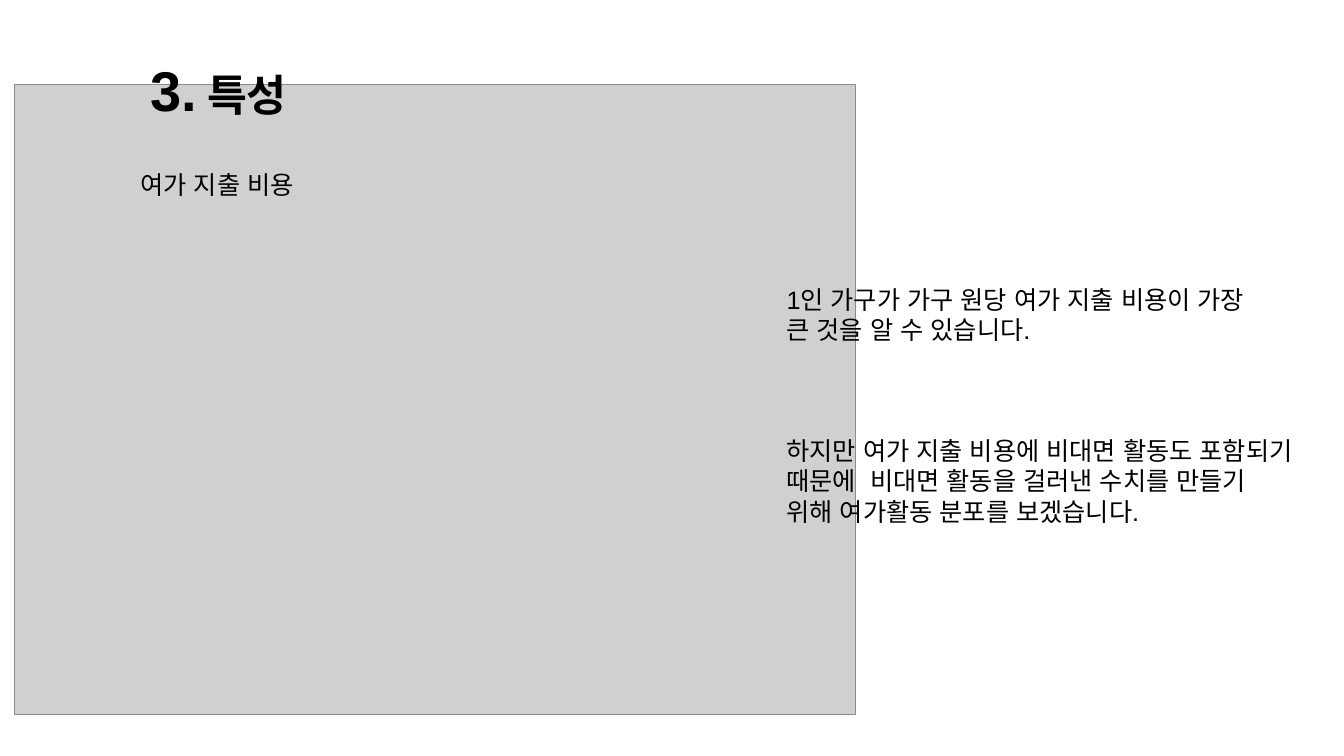
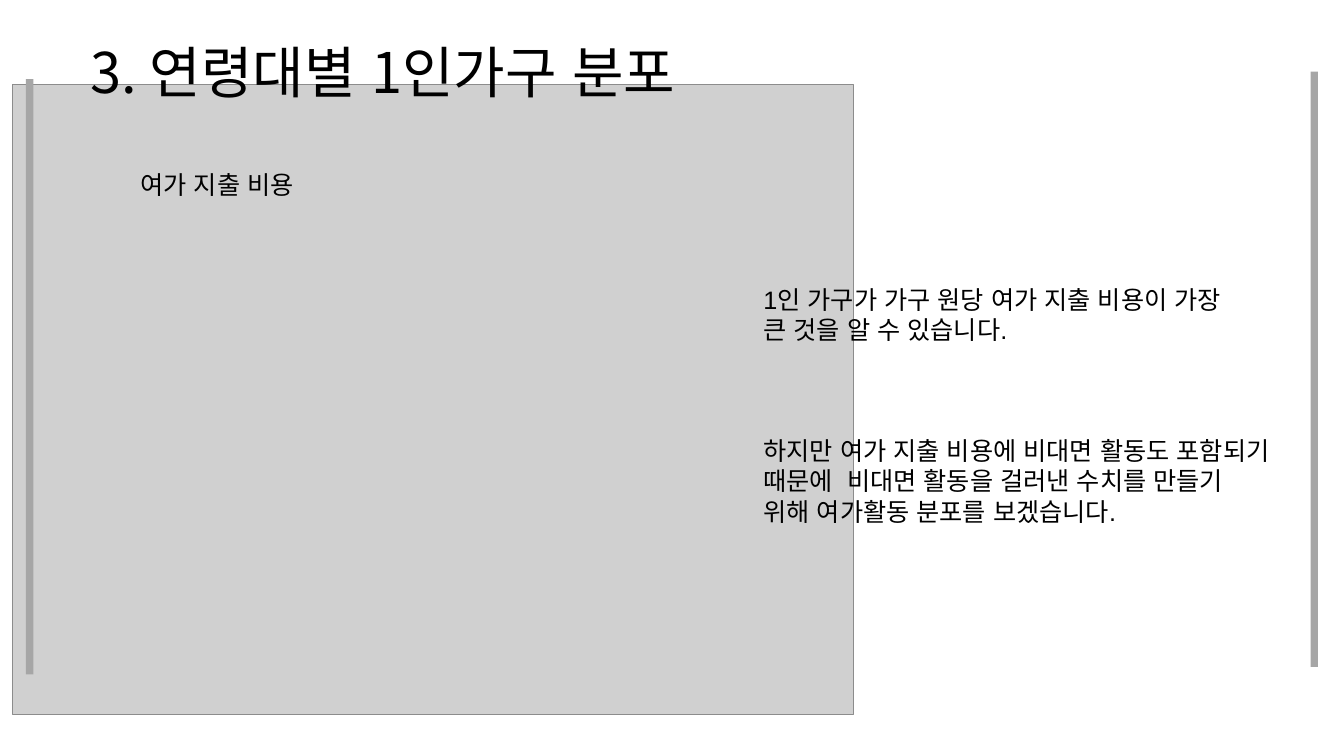
Before and after one commit to JooEHyeon/CORONA19_data_analysis, a slide deck: slide 23 of 최종합본.pptx (slide 24 before the commit). Drawn at 1344x756 pixels with LibreOffice and Linux fonts; fonts in the diff are those of the drawing; grey boxes stand for pictures. Boxes give left, top, right and bottom in pixels: in the first picture for what was removed or moved away, otherwise in the second. Text is boxed around its words. In the diff, an @@ line names an element or a change of style, - is before the commit and + after.

```diff
--- a/최종합본.pptx
+++ b/최종합본.pptx
@@ text added at box(91, 36, 675, 107), 40 pt, text #000000 @@
+3. 연령대별 1인가구 분포
@@ rectangle added at box(26, 79, 33, 675), fill #A6A6A6 @@
@@ text removed at box(151, 66, 287, 115) @@
-3. 특성
@@ rectangle added at box(1311, 72, 1318, 667), fill #A6A6A6 @@
@@ text "1인 가구가 가구 원당 여가 ...": place and size @@
-text "1인 가구가 가구 원당 여가 ..." at box(787, 283, 1293, 527)
+text "1인 가구가 가구 원당 여가 ..." at box(763, 283, 1270, 527)
```
Also in this commit, not shown: 24 other slides changed, 1 slide added, 2 slides removed.
